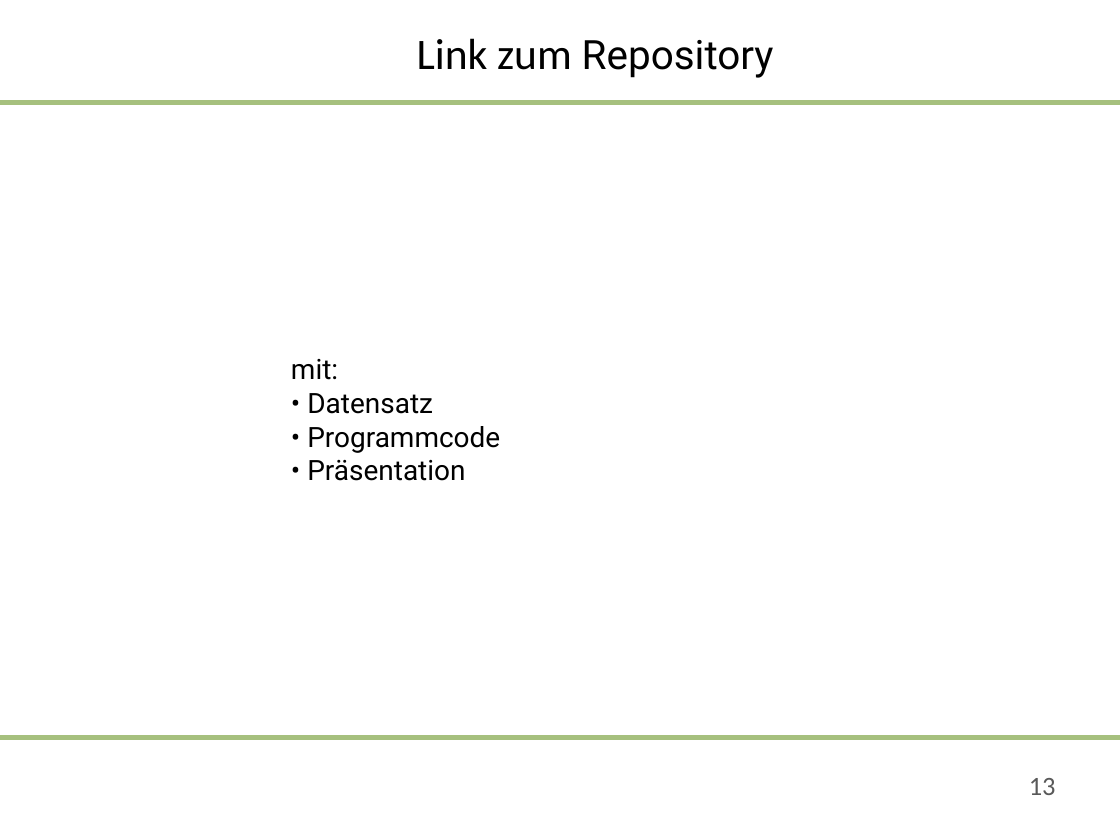
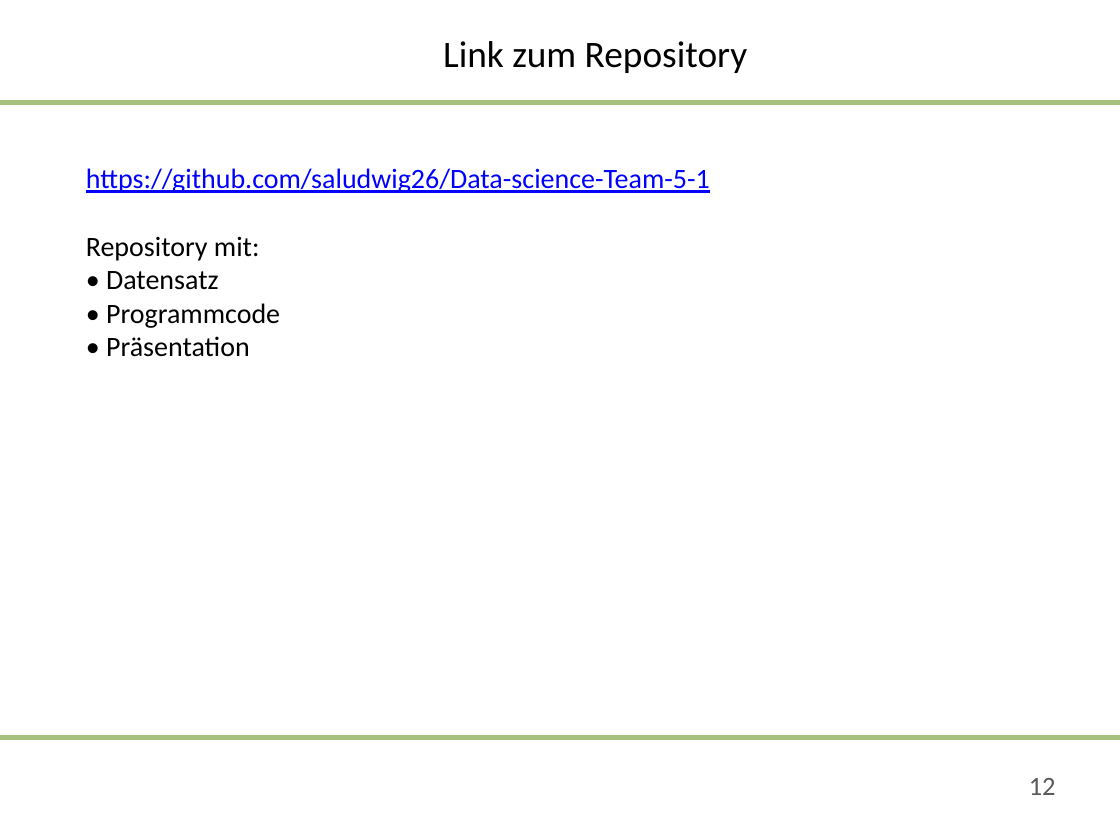
Before and after one commit to saludwig26/Data-science-Team-5-1, a slide deck: slide 12 of 09-06-2020-Präsentation_Team 5.pptx (slide 13 before the commit). Drawn at 1120x840 pixels with LibreOffice and Linux fonts; fonts in the diff are those of the drawing; background and template pictures are left out. Boxes give left, top, right and bottom in pixels: in the first picture for what was removed or moved away, otherwise in the second. Text is boxed around its words. In the diff, an @@ line names an element or a change of style, - is before the commit and + after.

```diff
--- a/09-06-2020-Präsentation_Team 5.pptx
+++ b/09-06-2020-Präsentation_Team 5.pptx
@@ title "Link zum Repository" at (443,41,748,73): size 28 to 24 pt in "Link zum"; size 26 to 24 pt, font Roboto to Calibri in "Repository" @@
@@ text at (86,168,710,357): text changed; font Roboto to Calibri; text colour #000000 to #0000FF @@
-mit:
-• Datensatz
-• Programmcode
-• Präsentation
+https://github.com/saludwig26/Data-science-Team-5-1
+Repository mit:
+• Datensatz
+• Programmcode
+• Präsentation
@@ page number at (1029,778,1056,795): text changed @@
-13
+12
```
Also in this commit, not shown: 7 other slides changed, 4 slides added, 8 slides removed.
